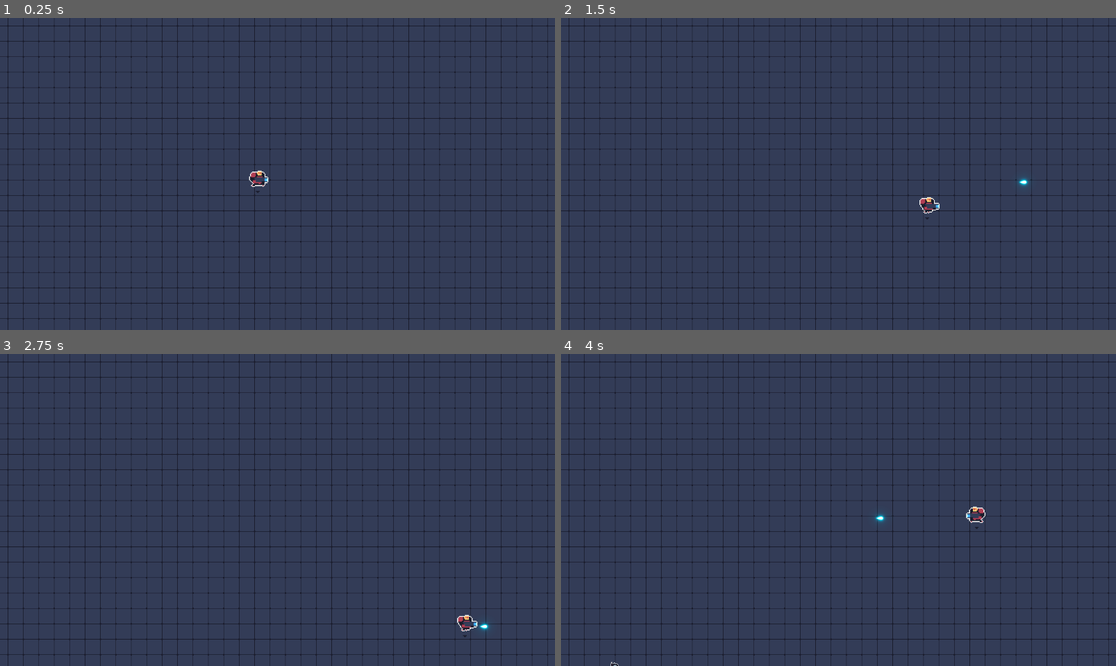
Above: before the commit, frames 1-4 (two rows, left to right).
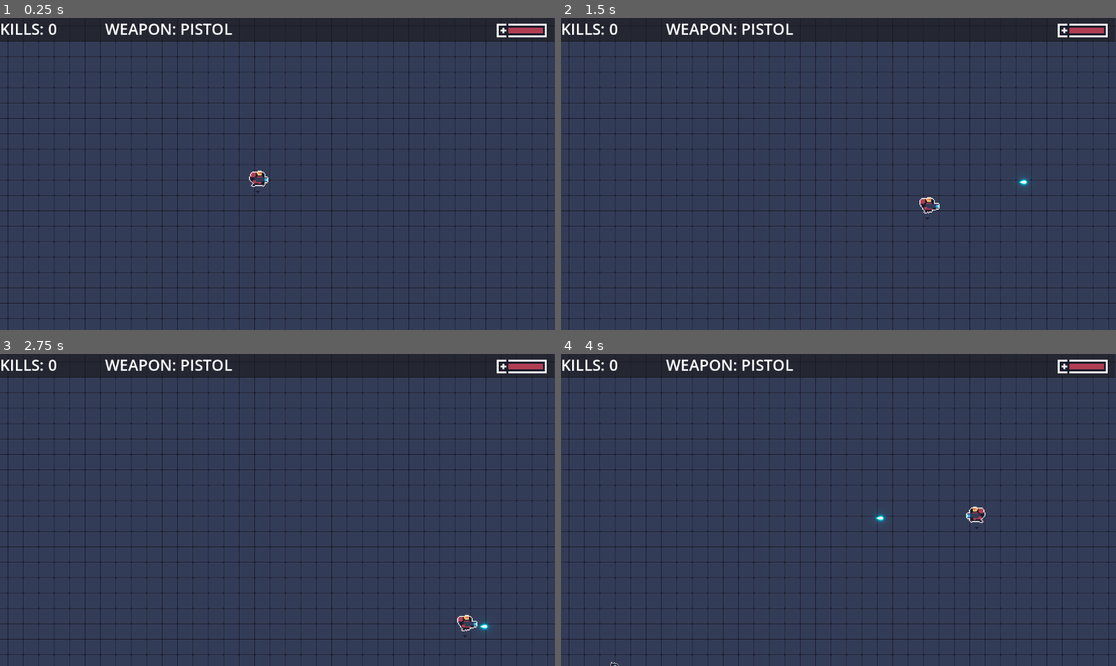
Above: after the commit, the same moments.

Repository: ShaidR/Zombie
Game: Godot game, scene res://scenes/main.tscn
Same seed, same stepped clock (60 frames per second), same inputs: the game is played once before the commit and once after it.
Inputs:
- Up to frame 1 (0.25 s): no input
- Up to frame 2 (1.5 s): tap Enter at 0.5 s; hold Right (move_right) 0.53-1.28 s; hold Space (shoot) 0.53-1.28 s; hold Down (move_down) from 1.28 s (still down); tap Space (shoot) at 1.35 s
- Up to frame 3 (2.75 s): release Down (move_down) at 2.03 s; hold Right (move_right) from 2.03 s (still down); hold Space (shoot) from 2.03 s (still down)
- Up to frame 4 (4 s): release Right (move_right) at 2.78 s; release Space (shoot) at 2.78 s; hold Up (move_up) 2.78-3.53 s; tap Space (shoot) at 2.85 s; hold Left (move_left) from 3.53 s (still down); hold Space (shoot) from 3.53 s (still down)

The runs differ from the first frame. In frame 1, 6.9% of the frame differs, in the area x 0-100%, y 0-8%; in frame 2, 6.9%; in frame 3, 6.9%; in frame 4, 6.9%.

Commit message:
Added HUD with Num of Kills, Health Bar, and Current Weapon

Diff:
--- a/Survivor/game_data/enemy_stats.tres
+++ b/Survivor/game_data/enemy_stats.tres
@@ -6,4 +6,4 @@
 script = ExtResource("1_8k7dq")
 speed = 65.0
 max_health = 3.0
-damage = 1.0
+damage = 5.0
--- a/Survivor/project.godot
+++ b/Survivor/project.godot
@@ -18,6 +18,7 @@
 [autoload]
 
 GameSignalBus="*res://scripts/managers/game_signal_bus.gd"
+GameManager="*res://scripts/managers/game_manager.gd"
 
 [input]
 
--- /dev/null
+++ b/Survivor/scenes/health_bar.tscn
@@ -0,0 +1,16 @@
+[gd_scene load_steps=4 format=3 uid="uid://bqkdppd7jp7rv"]
+
+[ext_resource type="Texture2D" uid="uid://cugxcra5euqi6" path="res://art/imported/UI/healthBar.png" id="1_kbviv"]
+[ext_resource type="Script" path="res://scripts/ui/health_bar.gd" id="1_kygr8"]
+[ext_resource type="Texture2D" uid="uid://b020s5jrijl3b" path="res://art/imported/UI/lifeBar.png" id="2_qk6gs"]
+
+[node name="healthBar" type="TextureProgressBar"]
+offset_right = 32.0
+offset_bottom = 20.0
+size_flags_horizontal = 3
+size_flags_vertical = 3
+value = 50.0
+texture_under = ExtResource("1_kbviv")
+texture_progress = ExtResource("2_qk6gs")
+texture_progress_offset = Vector2(10, 9)
+script = ExtResource("1_kygr8")
--- a/Survivor/scenes/main.tscn
+++ b/Survivor/scenes/main.tscn
@@ -1,10 +1,12 @@
-[gd_scene load_steps=8 format=3 uid="uid://c8w3d0l7l5hhi"]
+[gd_scene load_steps=10 format=3 uid="uid://c8w3d0l7l5hhi"]
 
 [ext_resource type="Texture2D" uid="uid://c3m8bd0j6bo4b" path="res://art/imported/tileset x1.png" id="1_wg1bj"]
 [ext_resource type="PackedScene" uid="uid://cp35vnuvkbeqt" path="res://scenes/player.tscn" id="2_l2x1g"]
 [ext_resource type="PackedScene" uid="uid://dl3xhk8lm1bn1" path="res://scenes/enemy_spawner.tscn" id="3_iv1en"]
 [ext_resource type="PackedScene" uid="uid://blqv77o3fvyll" path="res://scenes/projectile_manager.tscn" id="4_qe6st"]
 [ext_resource type="PackedScene" uid="uid://bid8ouyo82h5l" path="res://weapon_cycle_manager.tscn" id="5_hm53e"]
+[ext_resource type="Script" path="res://scripts/ui/HUD.gd" id="6_2k1be"]
+[ext_resource type="PackedScene" uid="uid://bqkdppd7jp7rv" path="res://scenes/health_bar.tscn" id="7_k2fqx"]
 
 [sub_resource type="TileSetAtlasSource" id="TileSetAtlasSource_4niyg"]
 texture = ExtResource("1_wg1bj")
@@ -918,3 +920,44 @@
 [node name="ProjectileManager" parent="." instance=ExtResource("4_qe6st")]
 
 [node name="WeaponCycleManager" parent="." instance=ExtResource("5_hm53e")]
+
+[node name="HUD" type="Control" parent="."]
+layout_mode = 3
+anchors_preset = 0
+offset_right = 40.0
+offset_bottom = 40.0
+script = ExtResource("6_2k1be")
+
+[node name="Panel" type="Panel" parent="HUD"]
+layout_mode = 0
+offset_right = 1151.0
+offset_bottom = 49.0
+
+[node name="HBoxContainer" type="HBoxContainer" parent="HUD/Panel"]
+layout_mode = 0
+offset_right = 1100.0
+offset_bottom = 45.0
+theme_override_constants/separation = 100
+
+[node name="KillsLabel" type="Label" parent="HUD/Panel/HBoxContainer"]
+layout_mode = 2
+theme_override_font_sizes/font_size = 32
+text = "kills: "
+uppercase = true
+
+[node name="WeaponLabel" type="Label" parent="HUD/Panel/HBoxContainer"]
+layout_mode = 2
+theme_override_font_sizes/font_size = 32
+text = "weapon:"
+uppercase = true
+
+[node name="healthBar" parent="HUD/Panel" instance=ExtResource("7_k2fqx")]
+layout_mode = 2
+offset_left = 1015.0
+offset_top = -16.0
+offset_right = 1047.0
+offset_bottom = 4.0
+scale = Vector2(4, 4)
+size_flags_stretch_ratio = 3.46
+
+[connection signal="health_changed" from="Player" to="HUD/Panel/healthBar" method="_on_player_health_changed"]
--- a/Survivor/scripts/entities/enemy.gd
+++ b/Survivor/scripts/entities/enemy.gd
@@ -4,6 +4,8 @@
 @onready var player = get_tree().get_first_node_in_group("player")
 @onready var sprite = $Sprite2D
 @onready var anim = $AnimationPlayer
+
+signal enemy_killed
 
 func _ready() -> void:
 	anim.play("walk")
@@ -30,4 +32,6 @@
 	currentHealth -= damage
 	print(currentHealth)
 	if currentHealth <= 0:
+		GameManager.kills += 1
+		emit_signal("enemy_killed")
 		queue_free()
--- a/Survivor/scripts/entities/player.gd
+++ b/Survivor/scripts/entities/player.gd
@@ -7,6 +7,8 @@
 @onready var _sprite: Sprite2D = $Sprite2D
 
 var _active_weapon_index: int;
+signal health_changed(currentHealth, maxHealth)
+
 
 func _init() -> void:
 	unit_name = "Player"
@@ -14,6 +16,7 @@
 
 func _ready() -> void:
 	currentHealth = unit_stats.max_health
+	health_changed.emit(currentHealth,unit_stats.max_health)
 	_active_weapon_index = 0
 	_weapon_handler.set_active_weapon(_weapon_inventory[_active_weapon_index])
 	GameSignalBus.cycle_weapon.connect(_cycle_weapon)
@@ -59,6 +62,7 @@
 
 func _damage(damage: float) -> void:
 	currentHealth -= damage
+	health_changed.emit(currentHealth,unit_stats.max_health)
 	print(currentHealth)
 	# TODO: Check for game over and fire event
 
--- a/Survivor/scripts/interfaces/enemy_spawner.gd
+++ b/Survivor/scripts/interfaces/enemy_spawner.gd
@@ -3,6 +3,7 @@
 @export var spawns: Array[Spawn_info] = []
 
 @onready var player = get_tree().get_first_node_in_group("player")
+@onready var hud = $"../HUD"
 
 var time = 0
 
@@ -21,6 +22,7 @@
 					var enemy_spawn = new_enemy.instantiate()
 					enemy_spawn.global_position = get_random_position()
 					add_child(enemy_spawn)
+					enemy_spawn.enemy_killed.connect(hud._on_enemy_killed)
 					counter += 1
 
 func get_random_position():
--- /dev/null
+++ b/Survivor/scripts/managers/game_manager.gd
@@ -0,0 +1,4 @@
+extends Node
+
+var kills = 0
+var weapon = " "
--- /dev/null
+++ b/Survivor/scripts/ui/HUD.gd
@@ -0,0 +1,13 @@
+extends Control
+
+@onready var killLabel = $Panel/HBoxContainer/KillsLabel
+@onready var weaponLabel = $Panel/HBoxContainer/WeaponLabel
+func _ready():
+	killLabel.text = "KILLS: " + str(GameManager.kills)
+	weaponLabel.text = "WEAPON: " + GameManager.weapon
+
+func _on_enemy_killed():
+	_ready()
+
+func _on_player_health_changed(currentHealth, maxHealth):
+	pass # Replace with function body.
--- a/Survivor/scripts/ui/health_bar.gd
+++ b/Survivor/scripts/ui/health_bar.gd
@@ -1,11 +1,5 @@
 class_name HealthBar
 extends TextureProgressBar
 
-@export var unit: Unit
-
-func _ready():
-	unit.healthChanged.connect(update)
-	update()
-
-func update():
-	value = unit.currentHealth * 100.0 / unit.unit_stats.max_health
+func _on_player_health_changed(currentHealth, maxHealth):
+	value = currentHealth / maxHealth * 100.0
--- a/Survivor/scripts/weapon_handlers/weapon_handler.gd
+++ b/Survivor/scripts/weapon_handlers/weapon_handler.gd
@@ -26,6 +26,7 @@
 
 func set_active_weapon(weapon: Weapon) -> void:
 	print_debug("Setting Active Weapon to ", weapon.name)
+	GameManager.weapon = weapon.name
 	_active_weapon = weapon
 	# Note: If we allow manual swapping of weapon, we should preserve the fire
 	# cooldown so players can't cheat.
Binary file added: Survivor/art/imported/UI/healthBar.png
Not shown, added: Survivor/art/imported/UI/healthBar.png.import
Binary file added: Survivor/art/imported/UI/lifeBar.png
Not shown, added: Survivor/art/imported/UI/lifeBar.png.import
Not shown, added: Survivor/art/imported/UI/healthBar.png-autosave.kra
Not shown, added: Survivor/art/imported/UI/healthBar.png~
Not shown, added: Survivor/art/imported/UI/ui x1.png-autosave.kra
